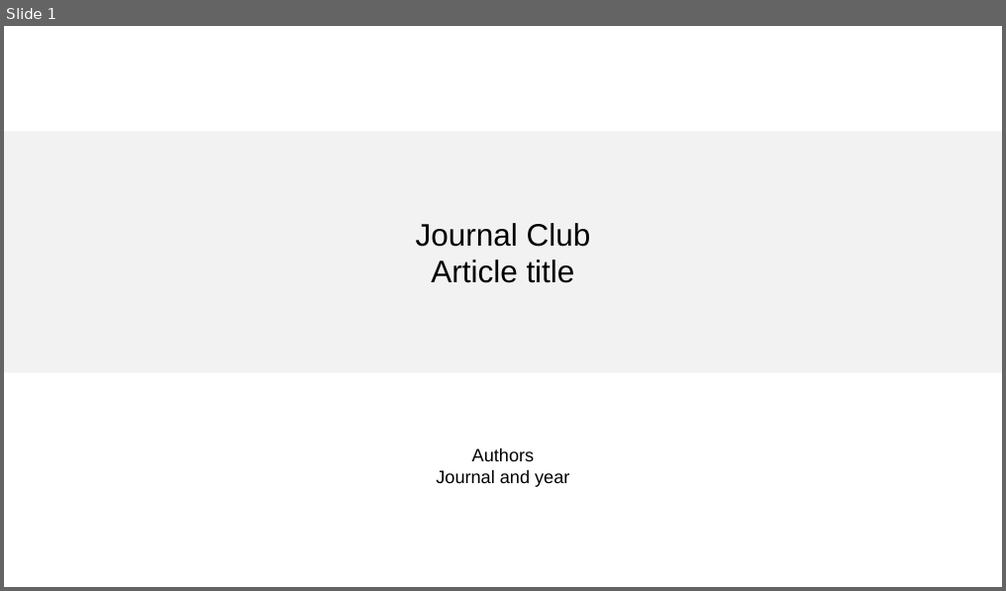
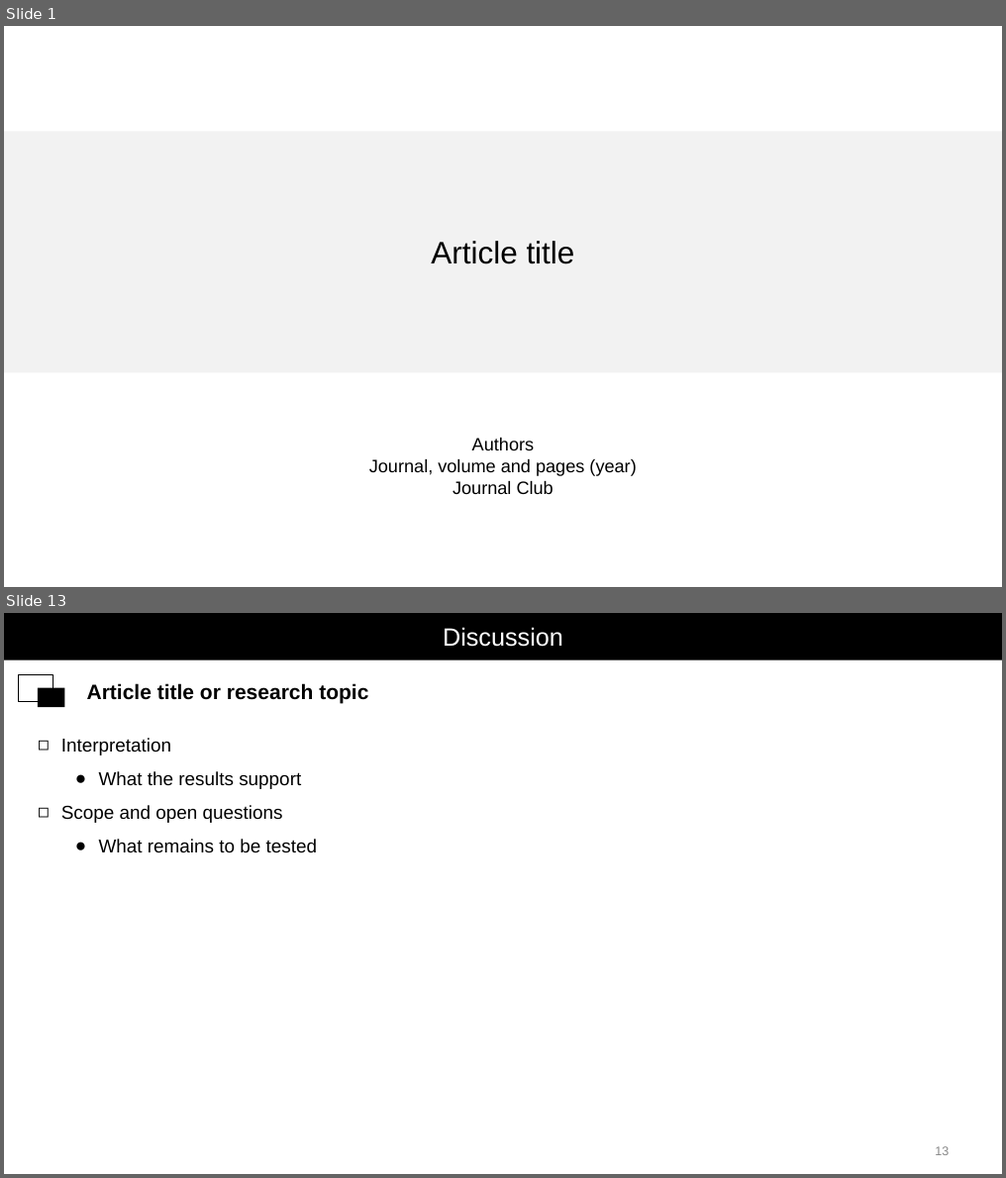
Before and after one commit to zhang-mengjia/journal-club-ppt, a slide deck: assets/jc-reference.pptx. Shown one above the other, each under a label of ours: slide 1 before the commit, slides 1 and 13 after it; the slides between them are not shown. The pictures are 1006x591 and 1006x1178 pixels, drawn with LibreOffice and Linux fonts; fonts in the diff are those of the drawing. Boxes give left, top, right and bottom in pixels: in the first picture for what was removed or moved away, otherwise in the second. Text is boxed around its words. In the diff, an @@ line names an element or a change of style, - is before the commit and + after.

Commit message:
Match Bowler journal club structure and validate author lineage and headings

```diff
--- a/assets/jc-reference.pptx
+++ b/assets/jc-reference.pptx
@@ slide 13 added at (4, 613, 1002, 1174), background #FFFFFF @@
@@ rectangle added at (4, 613, 1002, 661), fill #000000, 24 pt, text #FFFFFF @@
+Discussion
@@ rectangle added at (18, 674, 54, 701), fill #FFFFFF, outline #000000 0.75 pt @@
@@ rectangle added at (38, 688, 64, 707), fill #000000 @@
@@ text added at (87, 683, 368, 703), 20 pt, text #000000, bold @@
+Article title or research topic
@@ text added at (61, 738, 317, 854), 18 pt, text #000000 @@
+◻ Interpretation
+  ● What the results support
+◻ Scope and open questions
+  ● What remains to be tested
@@ text added at (935, 1147, 948, 1156), 12 pt, text #888888 @@
+13
@@ slide 1 changed as well @@
@@ text in rectangle at (416, 223, 591, 247): paragraph removed @@
-Journal Club
@@ text at (369, 460, 636, 494): text changed @@
-Journal and year
+Journal, volume and pages (year)
+Journal Club
```
Also in this commit, not shown: 1 other slide changed, 11 other slides added, 2 slides removed, 9 other files.
